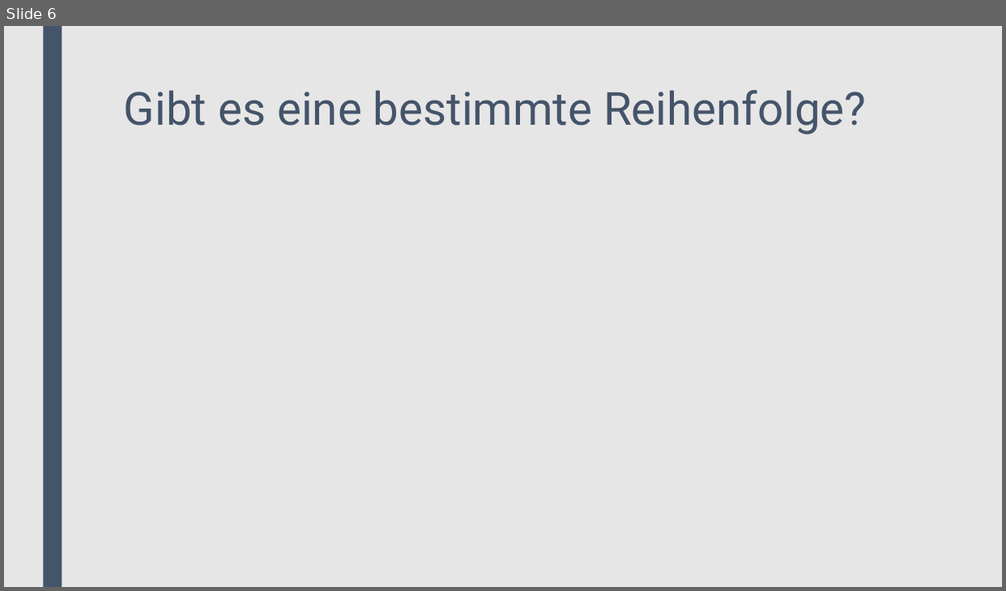
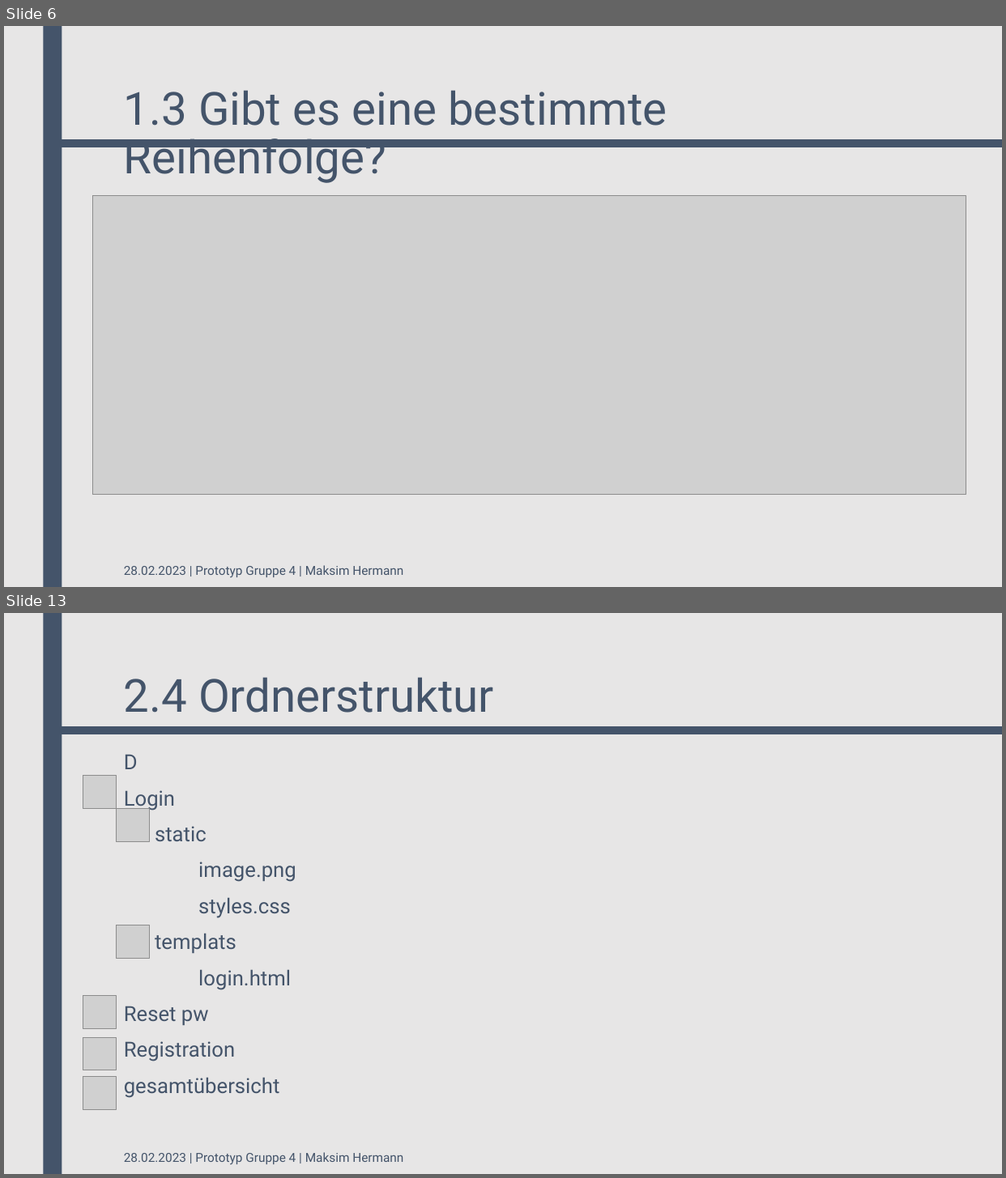
Before and after one commit to xannywise/StaffManagementTool, a slide deck: 02_Milensteine/Meilenstein III/Gruppe3_MeilensteinIII_Prototyp.pptx. Shown one above the other, each under a label of ours: slide 6 before the commit, slides 6 and 13 after it; the slides between them are not shown. The pictures are 1006x591 and 1006x1178 pixels, drawn with LibreOffice and Linux fonts; fonts in the diff are those of the drawing; grey boxes stand for pictures. Boxes give left, top, right and bottom in pixels: in the first picture for what was removed or moved away, otherwise in the second. Text is boxed around its words. In the diff, an @@ line names an element or a change of style, - is before the commit and + after.

Commit message:
Maksim - Meilenstein III update

```diff
--- a/02_Milensteine/Meilenstein III/Gruppe3_MeilensteinIII_Prototyp.pptx
+++ b/02_Milensteine/Meilenstein III/Gruppe3_MeilensteinIII_Prototyp.pptx
@@ slide 13 added at bbox=[4, 613, 1002, 1174], background #E7E6E6; not listed: 1 template element that a slide beside it also shows @@
@@ title added at bbox=[124, 677, 494, 713], 44 pt, text #44546A @@
+2.4 Ordnerstruktur
@@ rectangle added at bbox=[57, 727, 1002, 734], fill #44546A, outline #44546A 2.75 pt @@
@@ text added at bbox=[124, 754, 296, 1098], 20 pt, text #44546A @@
+D
+Login
+static
+image.png
+styles.css
+templats
+login.html
+Reset pw
+Registration
+gesamtübersicht
@@ picture added at bbox=[83, 776, 117, 808] @@
@@ picture added at bbox=[117, 808, 149, 841] @@
@@ picture added at bbox=[117, 925, 149, 958] @@
@@ picture added at bbox=[83, 995, 117, 1029] @@
@@ picture added at bbox=[83, 1037, 117, 1071] @@
@@ picture added at bbox=[83, 1077, 117, 1110] @@
@@ text added at bbox=[124, 1152, 403, 1165], 12 pt, text #44546A @@
+28.02.2023 | Prototyp Gruppe 4 | Maksim Hermann
@@ slide 6 changed as well @@
@@ title at bbox=[124, 90, 667, 183]: text changed @@
-Gibt es eine bestimmte Reihenfolge?
+1.3 Gibt es eine bestimmte Reihenfolge?
@@ rectangle added at bbox=[57, 140, 1002, 147], fill #44546A, outline #44546A 2.75 pt @@
@@ picture added at bbox=[92, 196, 965, 495] @@
@@ text added at bbox=[124, 565, 403, 578], 12 pt, text #44546A @@
+28.02.2023 | Prototyp Gruppe 4 | Maksim Hermann
```
Also in this commit, not shown: 8 other slides changed, 5 other slides added, 1 slide removed, 14 other files.
